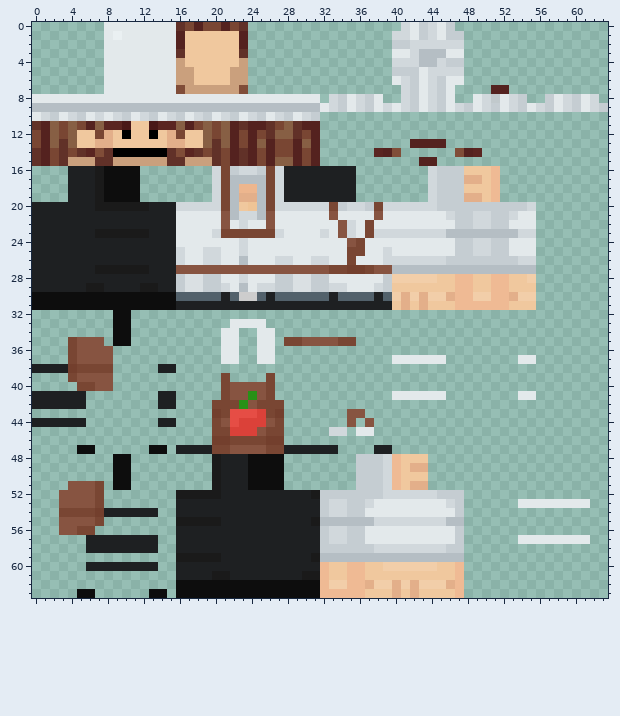
Pixel-art sprite, stored at assets/deathcraft/npc/Insel/koch/c748f914b8ef5e04.png. Above: the version before the commit.
The file is 64x64 pixels. Colours within 5 levels of each other are drawn and written as one.
The result:
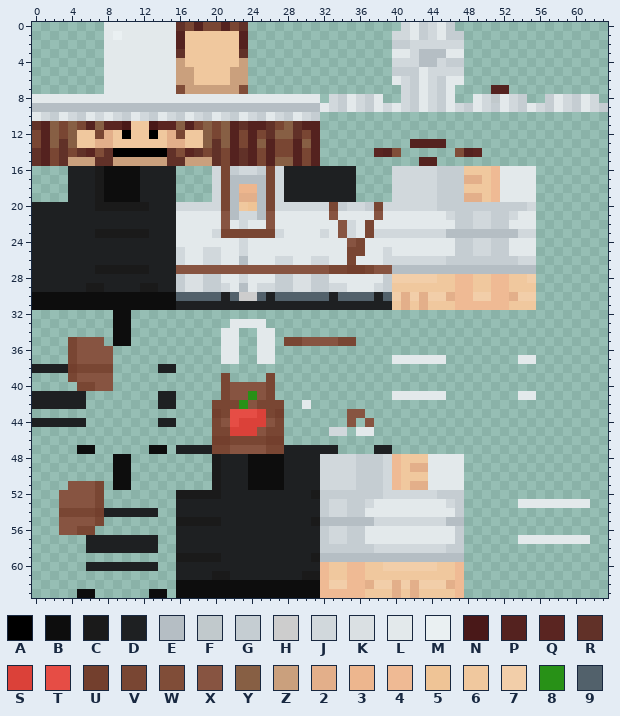
Palette (. is transparent): A #000000  B #0d0d0d  C #1a1a1a  D #1e2022  E #b5bec4  F #c1c9cc  G #c5cdd2  H #cdcdcd  J #d1d8dc  K #dae0e3  L #e3e9eb  M #eaf0f2  N #491818  P #54221f  Q #5a2521  R #613128  S #db4139  T #e64d45  U #733f2d  V #794633  W #804d38  X #875441  Y #875f44  Z #caa07d  2 #e3af8a  3 #edb68e  4 #efba94  5 #efc496  6 #f0c89e  7 #f2cea9  8 #289117  9 #52616b
Diff:
@@ x 0..63 @@
 15 RPVRZZZRRZZZZZZRRZZZRVPRPVPYYPVP...........PP...................
-16 ....DDDCBBBB........JVGJJGVJDDDDDDDD........JGGG6664............
-17 ....DDDCBBBB........JVEEEEVJDDDDDDDD........JGGG2264............
-18 ....DDDCBBBB........JVE33EVJDDDDDDDD........JGGG6664............
-19 ....DDDCBBBB........JVE22EVJDDDDDDDD........JGGG2264............
+16 ....DDDCBBBBDDDD....JVGJJGVJDDDDDDDD....JJJJJGGG6664LLLL........
+17 ....DDDCBBBBDDDD....JVEEEEVJDDDDDDDD....JJJJJGGG2264LLLL........
+18 ....DDDCBBBBDDDD....JVE33EVJDDDDDDDD....JJJJJGGG6664LLLL........
+19 ....DDDCBBBBDDDD....JVE22EVJDDDDDDDD....JJJJJGGG2264LLLL........
 20 DDDDDDDCCCCCCDDDJJJJJVE65EVJJJJJJVGJJGVJJJJJJGGGGGGGGGGJ........
@@ x 28..32 @@
 41 .....
-42 .....
+42 ..L..
 43 .....
@@ x 26..49 @@
 47 VVDDDDDD....DD..........
-48 BB........GGGJ4666......
-49 BB........GGGJ4622......
-50 BB........GGGJ4666......
-51 BB........GGGJ4622......
+48 BBDDDDJJJJGGGJ4666LLLL..
+49 BBDDDDJJJJGGGJ4622LLLL..
+50 BBDDDDJJJJGGGJ4666LLLL..
+51 BBDDDDJJJJGGGJ4622LLLL..
 52 DDDDDCGGGGGGGJJJJJJGGG..
Boxes around the changes in both pictures, in picture pixels (x1, y1, x2, y2):
added: (140, 166, 176, 202)
added: (392, 166, 428, 202)
added: (500, 166, 536, 202)
added: (302, 400, 311, 409)
added: (284, 454, 356, 490)
added: (428, 454, 464, 490)
